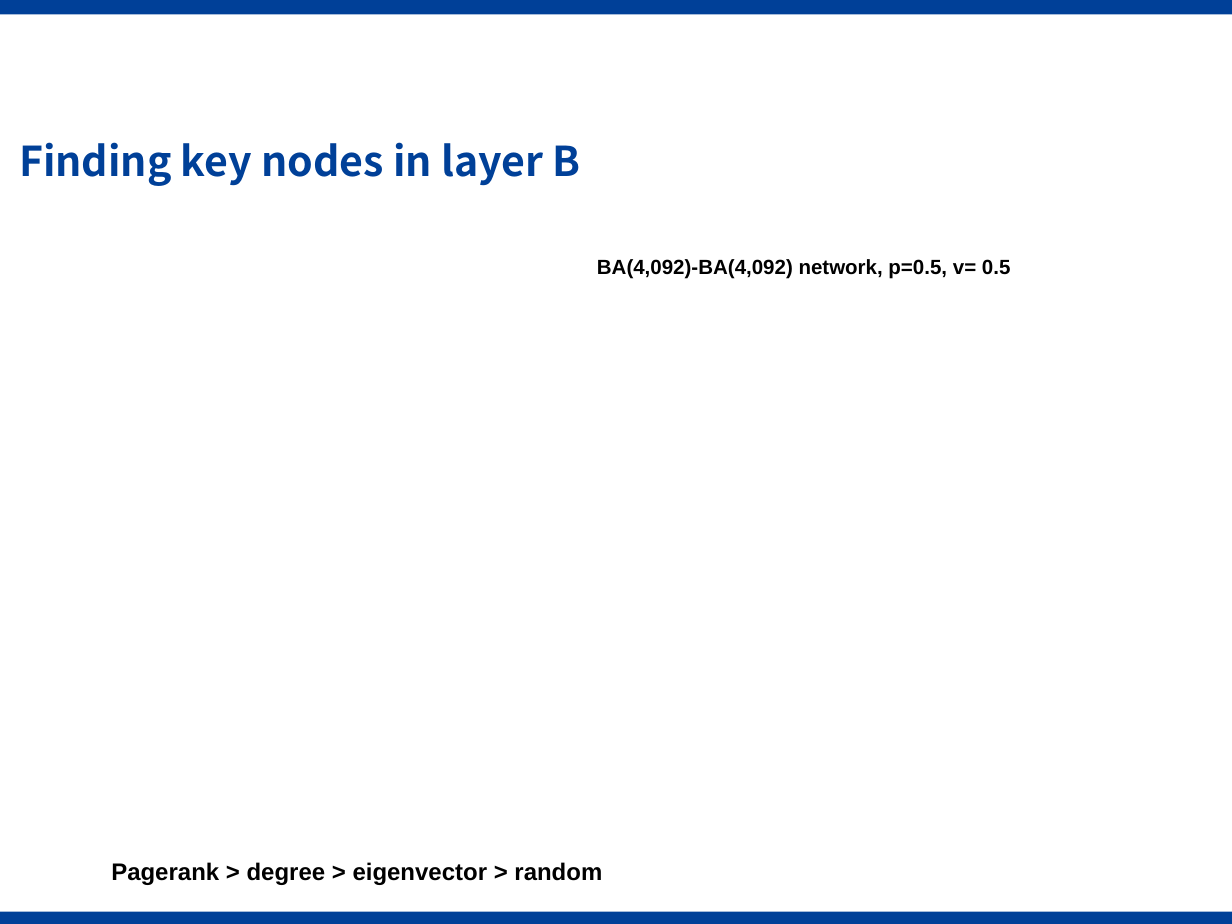
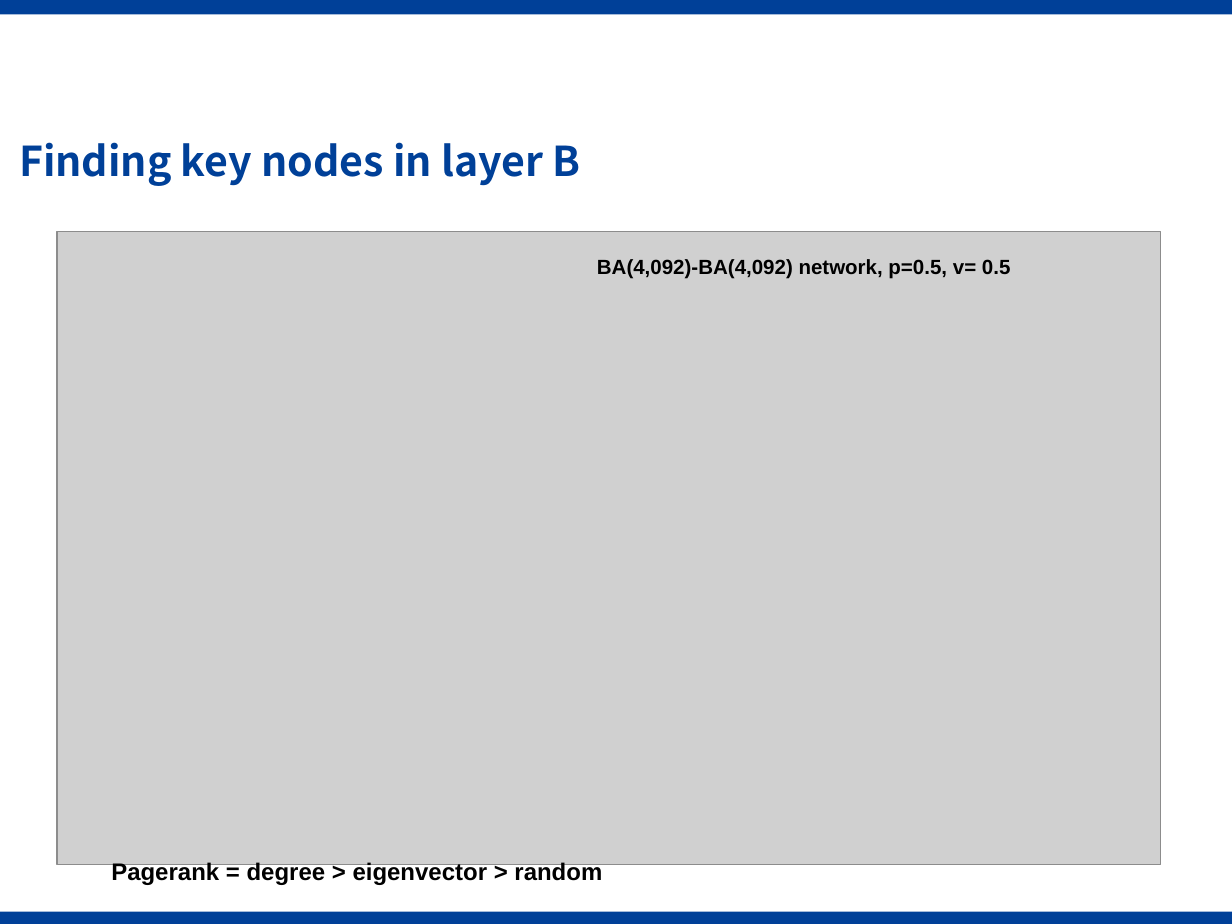
Before and after one commit to leighsix/thesisgit, a slide deck: slide 10 of progress12.pptx. Drawn at 1232x924 pixels with LibreOffice and Linux fonts; fonts in the diff are those of the drawing; grey boxes stand for pictures; background and template pictures are left out. Boxes give left, top, right and bottom in pixels: in the first picture for what was removed or moved away, otherwise in the second. Text is boxed around its words. In the diff, an @@ line names an element or a change of style, - is before the commit and + after.

```diff
--- a/progress12.pptx
+++ b/progress12.pptx
@@ picture added at [57, 232, 1161, 865] @@
@@ text at [111, 862, 602, 886]: text changed @@
-Pagerank > degree > eigenvector > random
+Pagerank = degree > eigenvector > random
```
Also in this commit, not shown: 47 other files.
